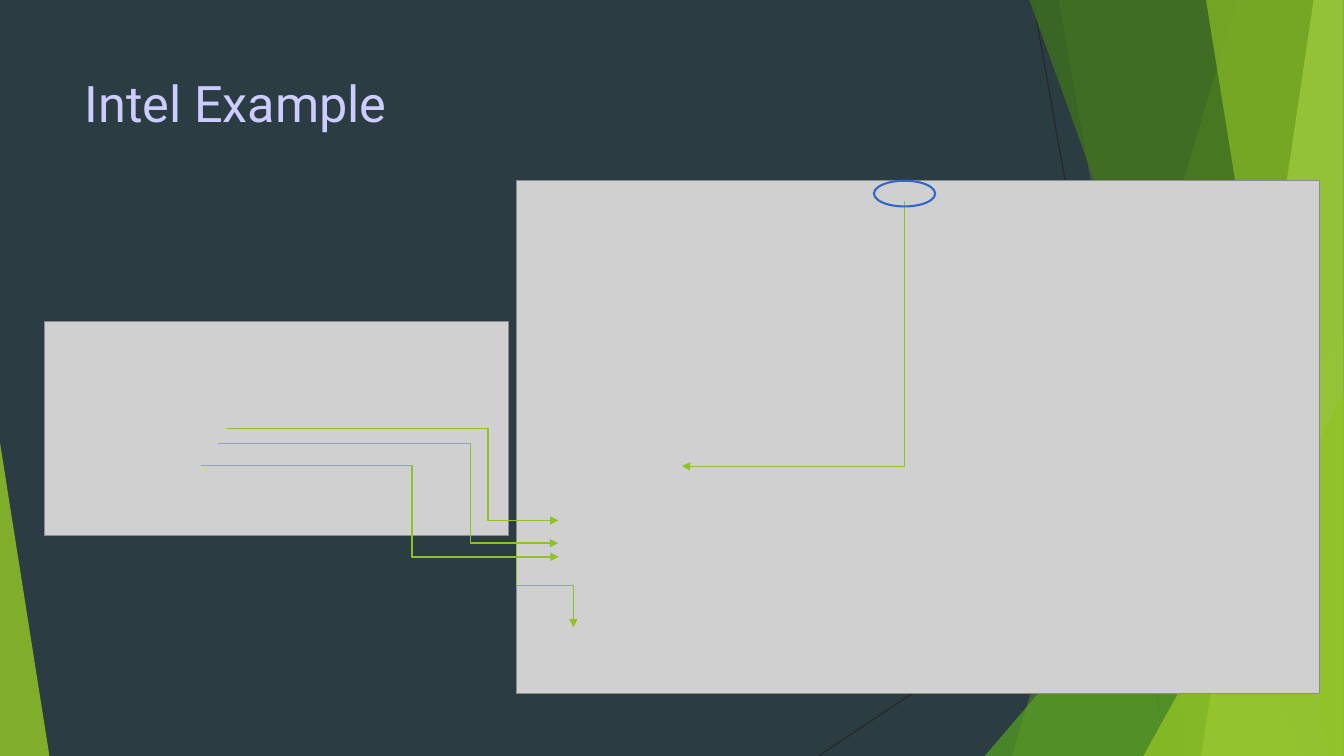
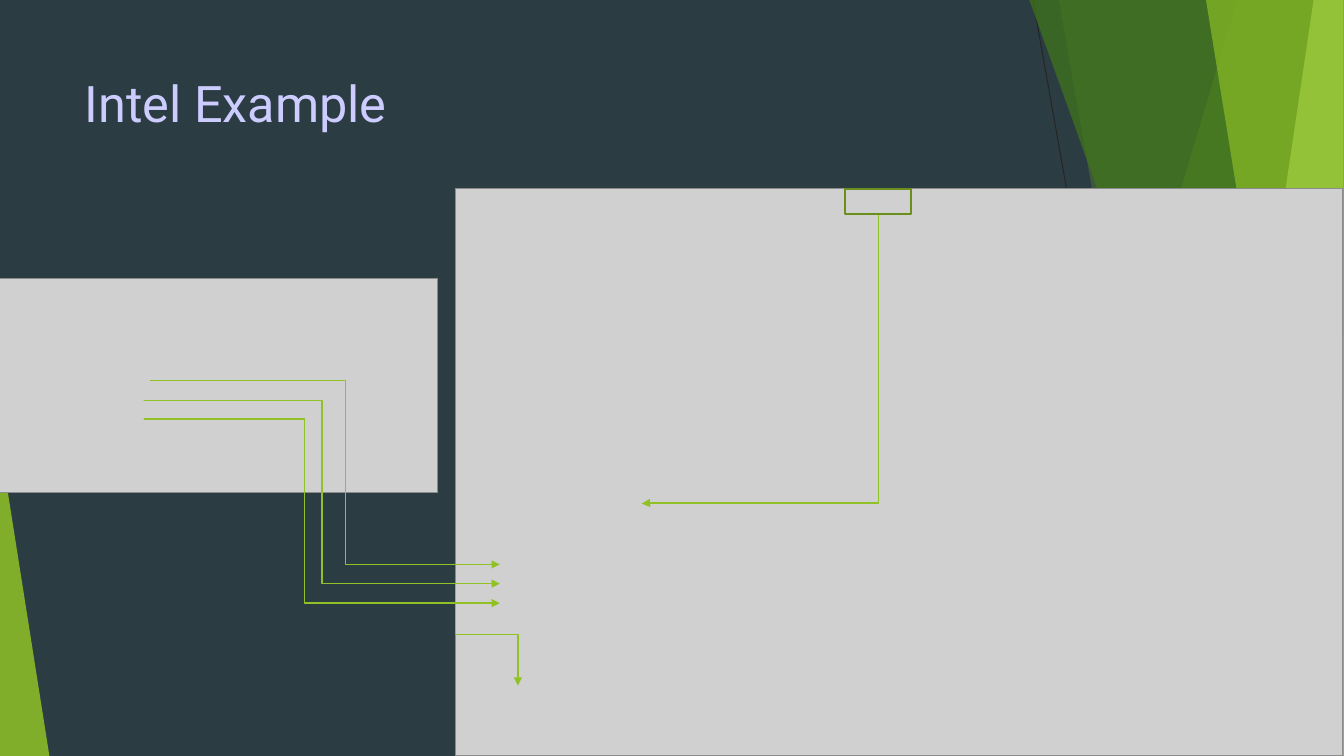
Before and after one commit to buildtesters/buildtest, a slide deck: slide 7 of docs/slides/buildtest-fosdem20.pptx. Drawn at 1344x756 pixels with LibreOffice and Linux fonts; fonts in the diff are those of the drawing; grey boxes stand for pictures. Boxes give left, top, right and bottom in pixels: in the first picture for what was removed or moved away, otherwise in the second. Text is boxed around its words. In the diff, an @@ line names an element or a change of style, - is before the commit and + after.

```diff
--- a/docs/slides/buildtest-fosdem20.pptx
+++ b/docs/slides/buildtest-fosdem20.pptx
@@ picture: place and size @@
-picture at [517,180,1321,694]
+picture at [456,189,1343,755]
@@ rectangle added at [846,189,911,214], outline #6B901C 1.5 pt @@
@@ ellipse removed at [874,180,936,207] @@
@@ elbow arrow moved from (904, 202) - (682, 466) to (878, 214) - (642, 504) @@
@@ picture: place and size @@
-picture at [44,322,508,535]
+picture at [0,278,438,492]
@@ elbow arrow moved from (228, 429) - (559, 520) to (150, 381) - (500, 565) @@
@@ elbow arrow moved from (202, 466) - (559, 557) to (144, 419) - (500, 603) @@
@@ elbow arrow moved from (219, 444) - (559, 543) to (144, 400) - (500, 584) @@
@@ elbow arrow moved from (517, 543) - (574, 627) to (456, 584) - (518, 686) @@
@@ page number removed at [957,693,968,696] @@
-7
```
Also in this commit, not shown: 3 other slides changed, 2 other files.
